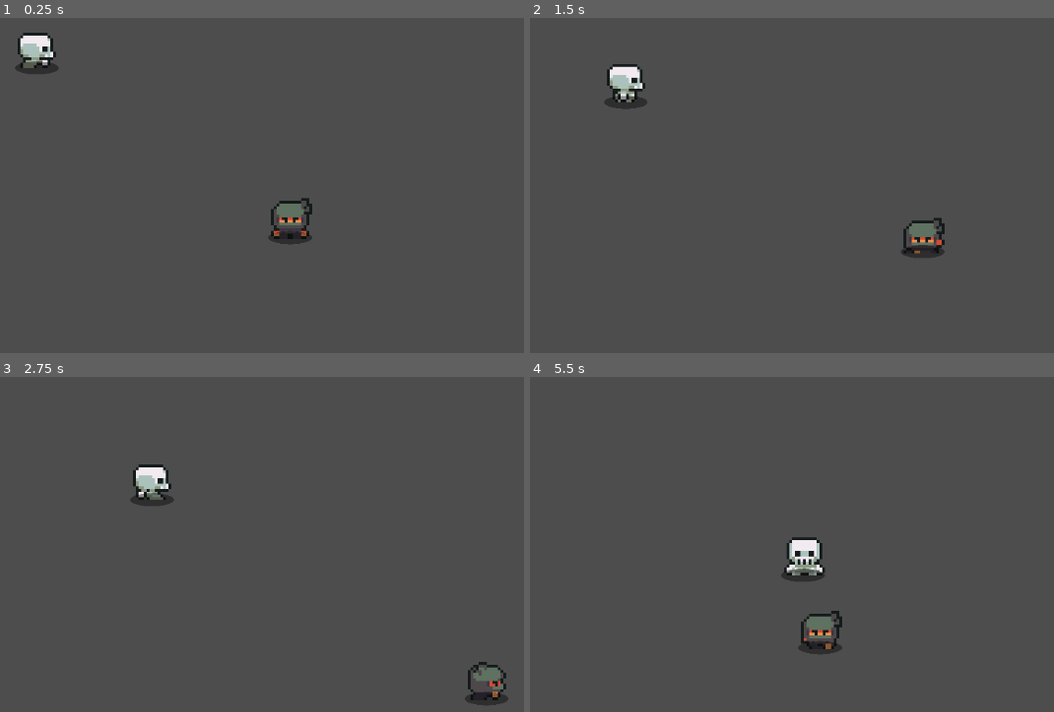
Above: before the commit, frames 1-4 (two rows, left to right).
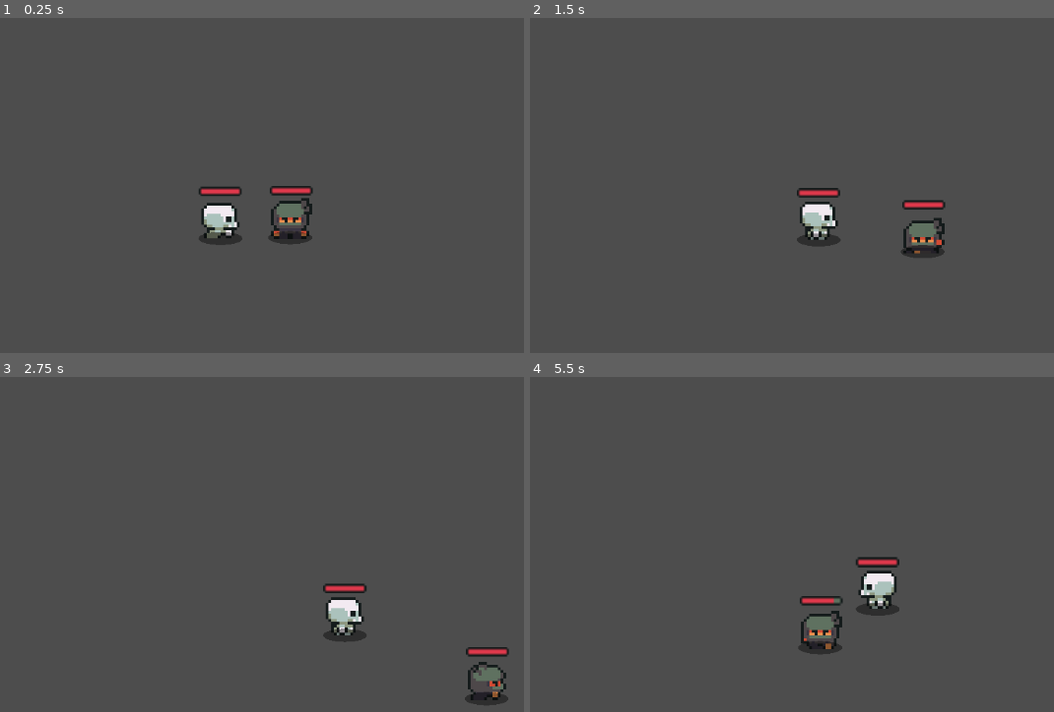
Above: after the commit, the same moments.

Repository: JanPinol/pv-p2-godot
Game: Godot game, scene res://scenes/Main.tscn
The game is run twice, just before and just after one commit, with the same random seed, the same clock (stepped at 60 frames per second) and the same inputs.
Inputs:
- Up to frame 1 (0.25 s): no input
- Up to frame 2 (1.5 s): hold Right (ui_right) 0.53-1.28 s; tap Space (attack) at 0.6, 1.35 s; hold Down (ui_down) from 1.28 s (still down)
- Up to frame 3 (2.75 s): release Down (ui_down) at 2.03 s; hold Right (ui_right) from 2.03 s (still down); tap Space (attack) at 2.1 s
- Up to frame 4 (5.5 s): release Right (ui_right) at 2.78 s; hold Up (ui_up) 2.78-3.53 s; tap Space (attack) every 0.75 s from 2.85 to 5.1 s; hold Left (ui_left) 3.53-5.03 s; hold Down (ui_down) from 5.03 s (still down)

The runs differ from the first frame. In frame 1, 2.0% of the frame differs, in the area x 2-60%, y 4-68%; in frame 2, 2.0%; in frame 3, 2.0%; in frame 4, 2.1%, in the area x 47-71%, y 47-72%.

Commit message:
Feature: Floating health bars for players and enemies

Diff:
--- a/scenes/Enemy.tscn
+++ b/scenes/Enemy.tscn
@@ -1,8 +1,9 @@
-[gd_scene load_steps=22 format=3 uid="uid://cochjp8gj7mfv"]
+[gd_scene load_steps=23 format=3 uid="uid://cochjp8gj7mfv"]
 
-[ext_resource type="Texture2D" uid="uid://cul8fwdff6fsl" path="res://sprites/Skeleton/Walk.png" id="1_3gvst"]
+[ext_resource type="Texture2D" uid="uid://cul8fwdff6fsl" path="res://sprites/Enemy/Walk.png" id="1_3gvst"]
 [ext_resource type="Script" uid="uid://d0mj35gbfsf1d" path="res://scripts/enemy.gd" id="1_55jtl"]
 [ext_resource type="Script" uid="uid://d1it706dmd8mh" path="res://scripts/shadow.gd" id="2_mpr68"]
+[ext_resource type="PackedScene" uid="uid://b3jcu8xeleot5" path="res://scenes/HealthBar.tscn" id="4_ft8do"]
 
 [sub_resource type="AtlasTexture" id="AtlasTexture_55jtl"]
 atlas = ExtResource("1_3gvst")
@@ -159,3 +160,7 @@
 script = ExtResource("2_mpr68")
 base_radius = 4.0
 y_offset = 8.0
+
+[node name="HealthBar" parent="." instance=ExtResource("4_ft8do")]
+position = Vector2(-8, -11)
+scale = Vector2(0.88, 0.88)
--- /dev/null
+++ b/scenes/HealthBar.tscn
@@ -0,0 +1,15 @@
+[gd_scene load_steps=4 format=3 uid="uid://b3jcu8xeleot5"]
+
+[ext_resource type="Script" uid="uid://bduvb420kiv0p" path="res://scripts/health_bar.gd" id="1_tmb1u"]
+[ext_resource type="Texture2D" uid="uid://dad1vk35fvt00" path="res://sprites/UI/HP_BAR/LifeBarMiniUnder.png" id="2_8p41q"]
+[ext_resource type="Texture2D" uid="uid://8lfe4k7cehab" path="res://sprites/UI/HP_BAR/LifeBarMiniProgress.png" id="3_6xj70"]
+
+[node name="HealthBar" type="Node2D"]
+script = ExtResource("1_tmb1u")
+
+[node name="Bar" type="TextureProgressBar" parent="."]
+custom_minimum_size = Vector2(40, 6)
+offset_right = 40.0
+offset_bottom = 27.0
+texture_under = ExtResource("2_8p41q")
+texture_progress = ExtResource("3_6xj70")
--- a/scenes/Main.tscn
+++ b/scenes/Main.tscn
@@ -9,6 +9,5 @@
 position = Vector2(543, 310)
 
 [node name="Enemy" parent="." instance=ExtResource("2_rvslj")]
-position = Vector2(155.75003, 47.509377)
+position = Vector2(421, 309)
 scale = Vector2(4, 4)
-speed = null
--- a/scenes/Player.tscn
+++ b/scenes/Player.tscn
@@ -1,10 +1,11 @@
-[gd_scene load_steps=33 format=3 uid="uid://ioji5rylobdu"]
+[gd_scene load_steps=34 format=3 uid="uid://ioji5rylobdu"]
 
 [ext_resource type="Script" uid="uid://beqhlytbesgt6" path="res://scripts/player.gd" id="1_v6fml"]
-[ext_resource type="Texture2D" uid="uid://cjeend7ssx6p0" path="res://sprites/NinjaDark/Idle.png" id="2_3li8b"]
-[ext_resource type="Texture2D" uid="uid://fstm2u4fd5m4" path="res://sprites/NinjaDark/Attack.png" id="2_qu4a1"]
-[ext_resource type="Texture2D" uid="uid://cy67xadhi0htj" path="res://sprites/NinjaDark/Walk.png" id="3_mdl7e"]
+[ext_resource type="Texture2D" uid="uid://cjeend7ssx6p0" path="res://sprites/Player/Idle.png" id="2_3li8b"]
+[ext_resource type="Texture2D" uid="uid://fstm2u4fd5m4" path="res://sprites/Player/Attack.png" id="2_qu4a1"]
+[ext_resource type="Texture2D" uid="uid://cy67xadhi0htj" path="res://sprites/Player/Walk.png" id="3_mdl7e"]
 [ext_resource type="Script" uid="uid://d1it706dmd8mh" path="res://scripts/shadow.gd" id="4_mdl7e"]
+[ext_resource type="PackedScene" uid="uid://b3jcu8xeleot5" path="res://scenes/HealthBar.tscn" id="6_70d11"]
 
 [sub_resource type="AtlasTexture" id="AtlasTexture_viqgg"]
 atlas = ExtResource("2_qu4a1")
@@ -253,3 +254,7 @@
 position = Vector2(0, 1)
 shape = SubResource("RectangleShape2D_pfeki")
 disabled = true
+
+[node name="HealthBar" parent="." instance=ExtResource("6_70d11")]
+position = Vector2(-30.000002, -46)
+scale = Vector2(3.5, 3.5)
--- a/scripts/enemy.gd
+++ b/scripts/enemy.gd
@@ -10,10 +10,14 @@
 var _last_damage_time: float = 0.0
 
 @onready var anim: AnimatedSprite2D = $AnimatedSprite2D
+@onready var hp_bar = $HealthBar
+
 
 func _ready() -> void:
 	player = get_tree().get_first_node_in_group("player")
 	health = max_health
+	hp_bar.setup(max_health)
+	hp_bar.set_value(health)
 
 func _physics_process(delta: float) -> void:
 	if player == null:
@@ -40,6 +44,7 @@
 
 func take_damage(amount: int) -> void:
 	health -= amount
+	hp_bar.set_value(health)
 	print("Enemy takes damage! Current health:", health)
 	if health <= 0:
 		die()
--- /dev/null
+++ b/scripts/health_bar.gd
@@ -0,0 +1,10 @@
+extends Node2D
+
+@onready var bar: TextureProgressBar = $Bar
+
+func setup(max_value: int) -> void:
+	bar.max_value = max_value
+	bar.value = max_value
+
+func set_value(v: int) -> void:
+	bar.value = clamp(v, 0, int(bar.max_value))
--- a/scripts/player.gd
+++ b/scripts/player.gd
@@ -12,9 +12,13 @@
 @onready var anim: AnimatedSprite2D = $AnimatedSprite2D
 @onready var attack_hitbox: Area2D = $AttackHitbox
 @onready var attack_shape: CollisionShape2D = $AttackHitbox/CollisionShape2D
+@onready var hp_bar = $HealthBar
+
 
 func _ready() -> void:
 	health = max_health
+	hp_bar.setup(max_health)
+	hp_bar.set_value(health)
 	attack_shape.disabled = true
 
 func _physics_process(_delta: float) -> void:
@@ -94,6 +98,7 @@
 
 func damage(amount: int) -> void:
 	health -= amount
+	hp_bar.set_value(health)
 	print("Player takes damage! Current health:", health)
 	if health <= 0:
 		die()
Not shown, added: scripts/health_bar.gd.uid
Renamed: sprites/Skeleton/Attack.png -> sprites/Enemy/Attack.png
Not shown, changed: sprites/Enemy/Attack.png.import
Renamed: sprites/Skeleton/Dead.png -> sprites/Enemy/Dead.png
Not shown, changed: sprites/Enemy/Dead.png.import
Renamed: sprites/Skeleton/Idle.png -> sprites/Enemy/Idle.png
Not shown, added: sprites/Enemy/Idle.png.import
Renamed: sprites/Skeleton/Item.png -> sprites/Enemy/Item.png
Not shown, changed: sprites/Enemy/Item.png.import
Renamed: sprites/Skeleton/Jump.png -> sprites/Enemy/Jump.png
Not shown, changed: sprites/Enemy/Jump.png.import
Renamed: sprites/Skeleton/Special1.png -> sprites/Enemy/Special1.png
(and 27 more such lines)
